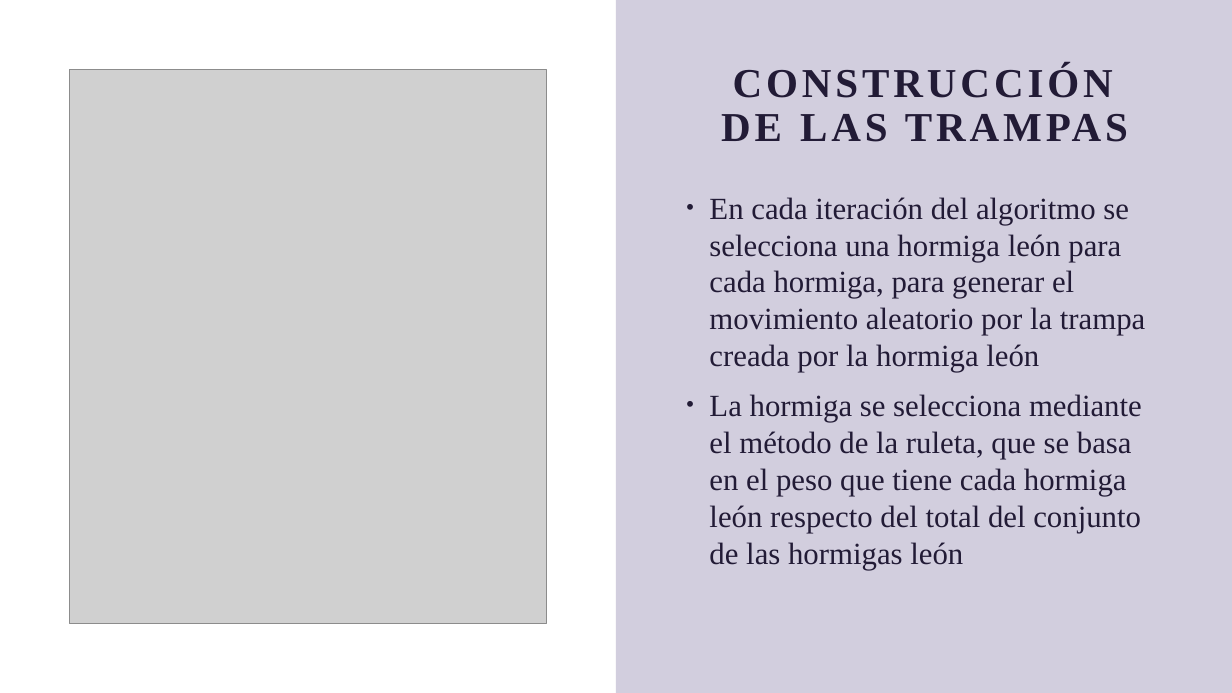
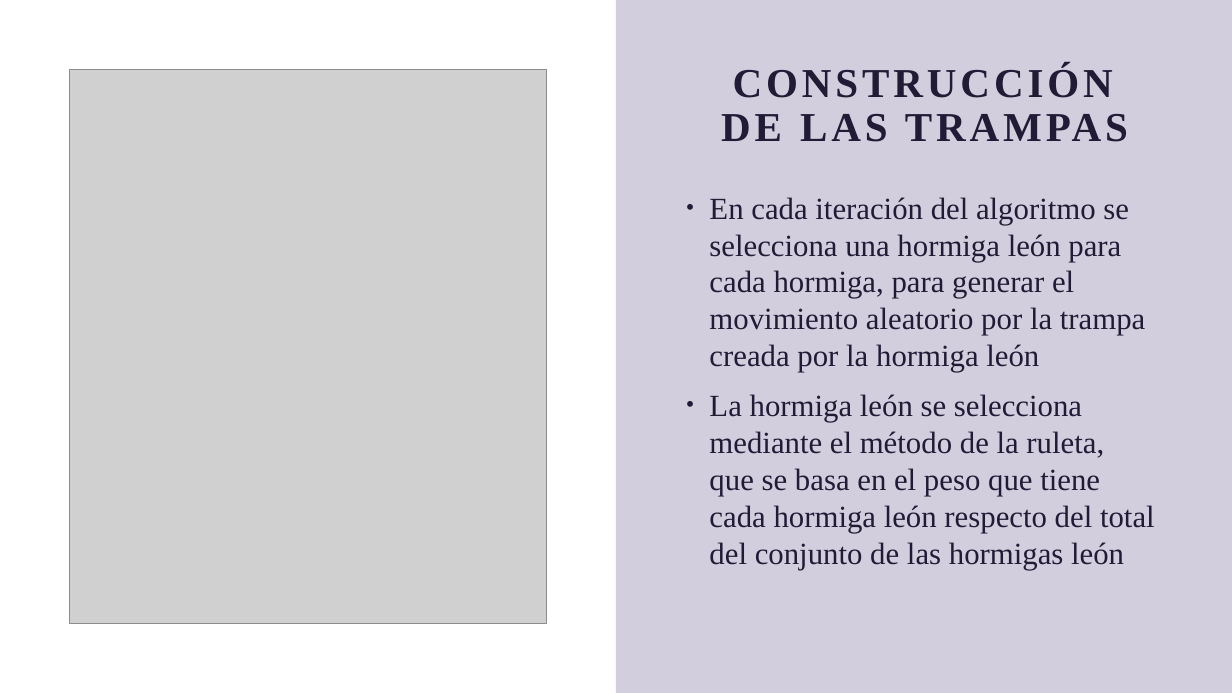
Before and after one commit to Mario-Carmona/MH, a slide deck: slide 5 of Proyecto_Final/Memoria/Presentación4.pptx. Drawn at 1232x693 pixels with LibreOffice and Linux fonts; fonts in the diff are those of the drawing; grey boxes stand for pictures. Boxes give left, top, right and bottom in pixels: in the first picture for what was removed or moved away, otherwise in the second. Text is boxed around its words. In the diff, an @@ line names an element or a change of style, - is before the commit and + after.

```diff
--- a/Proyecto_Final/Memoria/Presentación4.pptx
+++ b/Proyecto_Final/Memoria/Presentación4.pptx
@@ text at box(709, 394, 1155, 570): text changed @@
-• La hormiga se selecciona mediante el método de la ruleta, que se basa en el peso que tiene cada hormiga león respecto del total del conjunto de las hormigas león
+• La hormiga león se selecciona mediante el método de la ruleta, que se basa en el peso que tiene cada hormiga león respecto del total del conjunto de las hormigas león
```
Also in this commit, not shown: 2 other slides changed, 10 other files.
